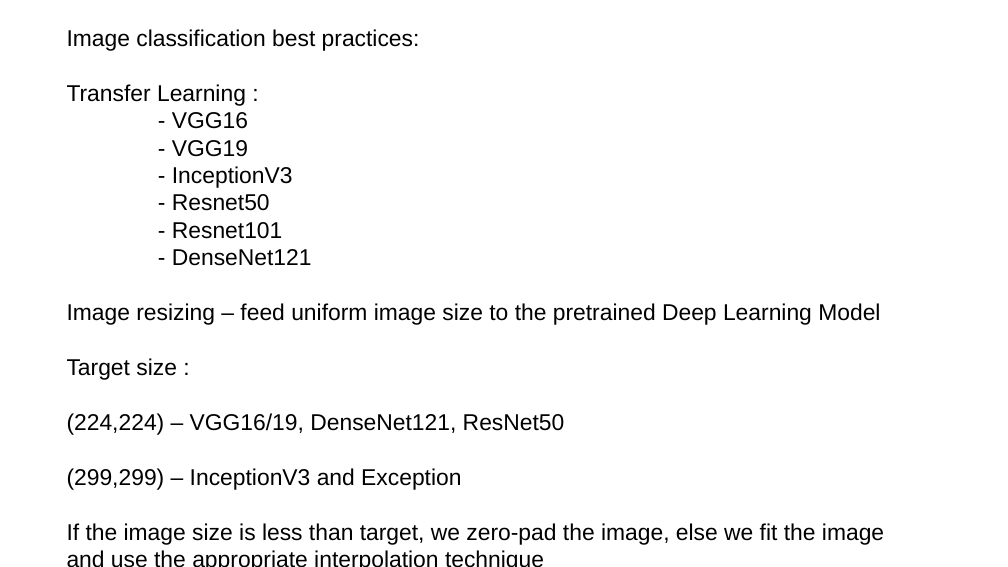
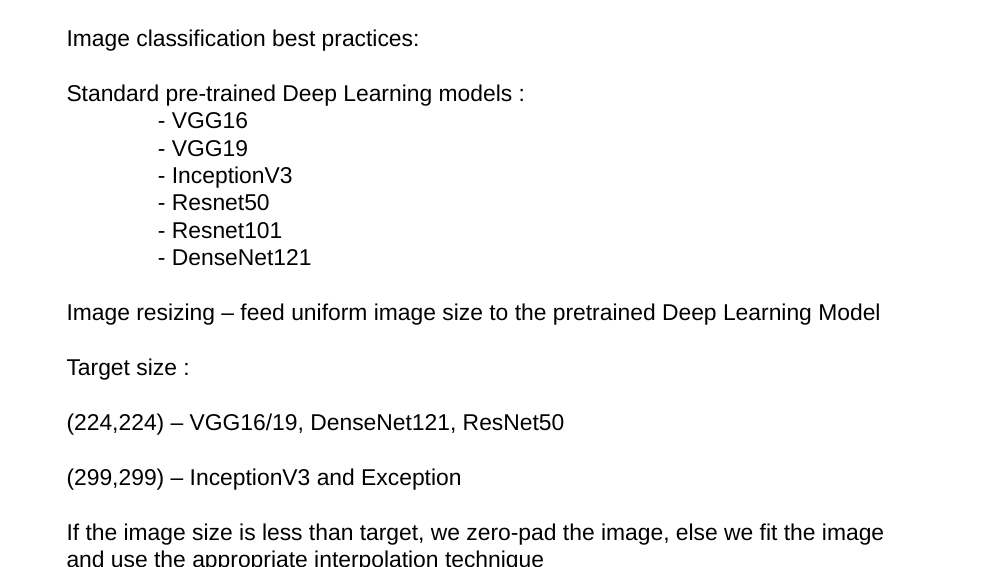
Before and after one commit to anirbankonar123/ComputerVisionBlog, a slide deck: slide 1 of ComputerVision-Blog.odp. Drawn at 1008x567 pixels with LibreOffice and Linux fonts; fonts in the diff are those of the drawing. Boxes give left, top, right and bottom in pixels: in the first picture for what was removed or moved away, otherwise in the second. Text is boxed around its words. In the diff, an @@ line names an element or a change of style, - is before the commit and + after.

```diff
--- a/ComputerVision-Blog.odp
+++ b/ComputerVision-Blog.odp
@@ text at (67, 84, 513, 106): text changed @@
-Transfer Learning :
+Standard pre-trained Deep Learning models :
```
Also in this commit, not shown: 6 other slides changed, 1 slide added.
